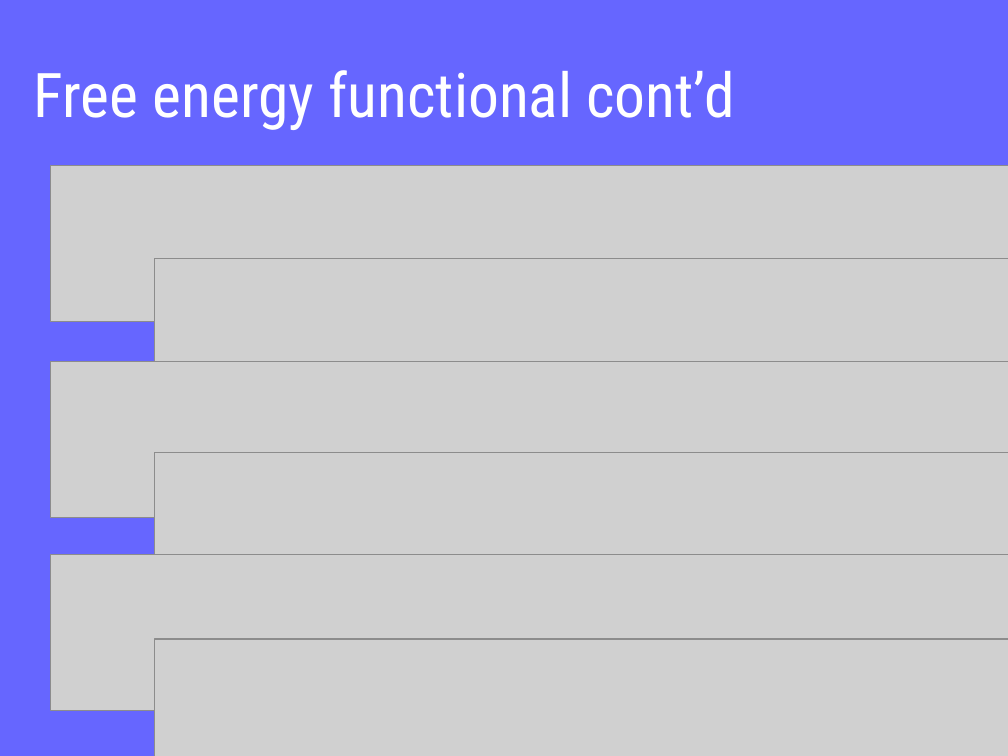
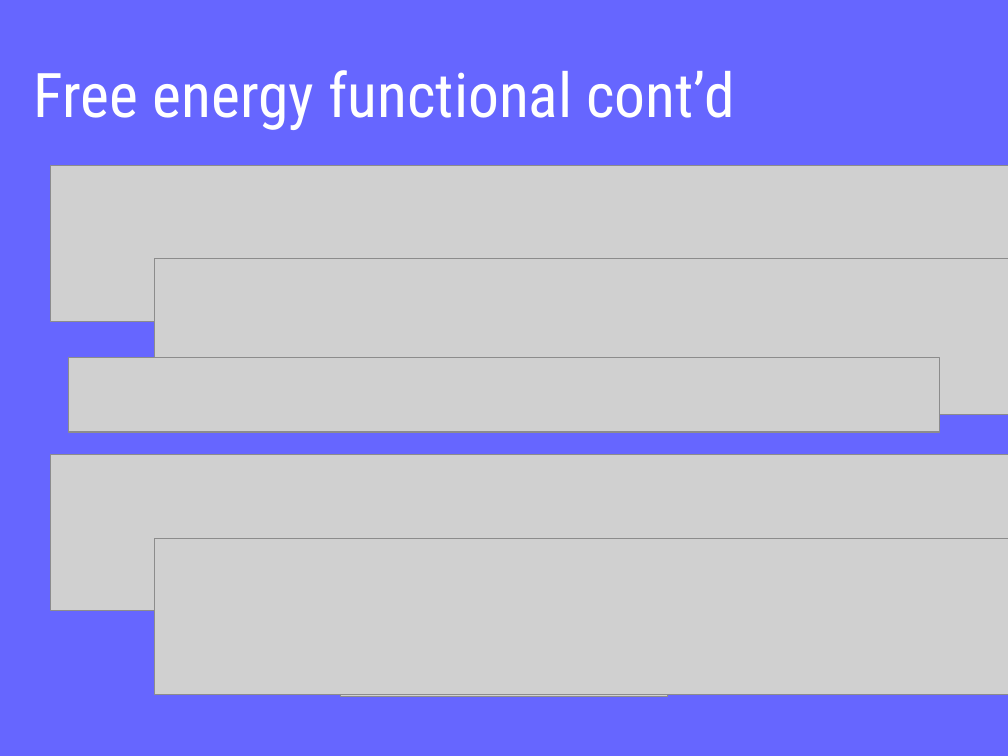
Before and after one commit to saeepaliwal/CPC_FreeEnergy, a slide deck: slide 6 of CPC_presentation.pptx. Drawn at 1008x756 pixels with LibreOffice and Linux fonts; fonts in the diff are those of the drawing; grey boxes stand for pictures. Boxes give left, top, right and bottom in pixels: in the first picture for what was removed or moved away, otherwise in the second. Text is boxed around its words. In the diff, an @@ line names an element or a change of style, - is before the commit and + after.

Commit message:
Update to presentation, free energy functional

```diff
--- a/CPC_presentation.pptx
+++ b/CPC_presentation.pptx
@@ picture added at (69, 358, 939, 432) @@
@@ picture removed at (50, 362, 1008, 518) @@
@@ picture: place and size @@
-picture at (155, 453, 1008, 609)
+picture at (50, 455, 1008, 611)
@@ picture: place and size @@
-picture at (50, 554, 1008, 711)
+picture at (155, 539, 1008, 696)
@@ picture removed at (155, 639, 1008, 756) @@
@@ picture added at (341, 638, 668, 697) @@
```
Also in this commit, not shown: 4 other slides changed, 2 slides added, 1 slide removed, 1 other file.
